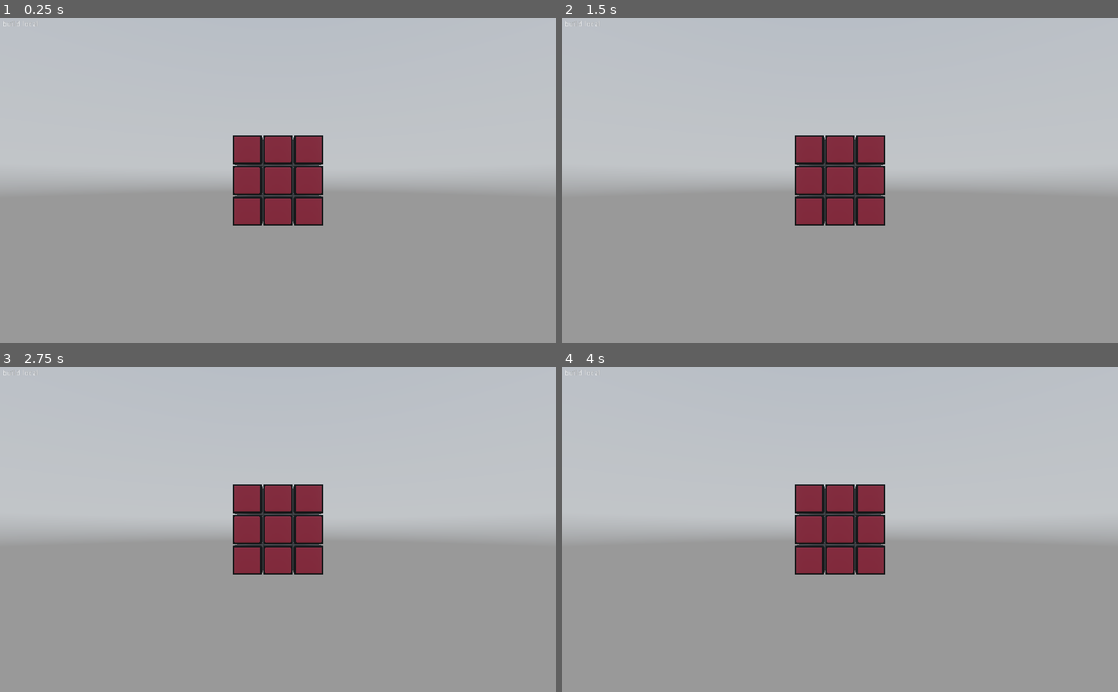
Above: before the commit, frames 1-4 (two rows, left to right).
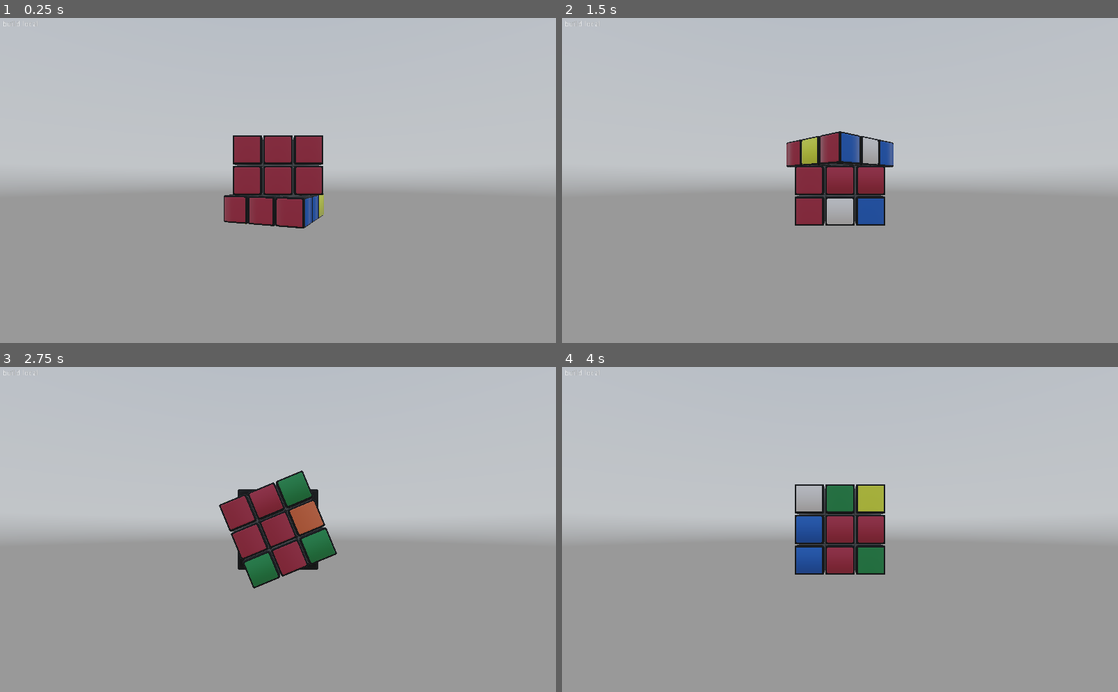
Above: after the commit, the same moments.

Repository: Sawrr/cube-game
Game: Godot game, scene res://Main.tscn
The game is run twice, just before and just after one commit, with the same random seed, the same clock (stepped at 60 frames per second) and the same inputs.
Inputs (mouse positions are in pixels of both pictures, inside the frame that each line leads up to):
- Up to frame 1 (0.25 s): no input
- Up to frame 2 (1.5 s): drag from (673, 37) to (895, 109) at 0.52 s; drag from (728, 196) to (812, 245) at 1.27 s
- Up to frame 3 (2.75 s): move the mouse to (333, 458) at 2.02 s; click (333, 458) at 2.17 s
- Up to frame 4 (4 s): drag from (812, 594) to (673, 480) at 2.77 s; move the mouse to (1006, 578) at 3.52 s; click (1006, 578) at 3.67 s

The runs differ from the first frame. In frame 1, 0.9% of the frame differs, in the area x 40-59%, y 54-65%; in frame 2, 2.3%; in frame 3, 3.6%, in the area x 39-61%, y 31-69%; in frame 4, 2.3%.

Commit message:
Add shuffle by default and check for win condition

Diff:
--- /dev/null
+++ b/Main.gd
@@ -0,0 +1,43 @@
+extends Spatial
+
+enum GameState { PLAYER, SHUFFLING }
+var game_state
+
+var animating: bool
+
+var shuffles: Array
+
+onready var cube = $WholeCube
+onready var shuffler = $Shuffler
+
+func _ready():
+	game_state = GameState.PLAYER
+
+	# TEMP
+	shuffle_cube()
+
+func _on_WholeCube_animation_done():
+	animating = false
+	if game_state == GameState.SHUFFLING:
+		if shuffles.size():
+			_shuffle()
+		else:
+			game_state = GameState.PLAYER
+
+func _on_WholeCube_cube_solved():
+	print("Cube solved! Congrats.")
+
+func _on_DraggableArea_drag(rotation_axis_vector, rotating_group_vector):
+	if game_state == GameState.PLAYER and !animating:
+		animating = true
+		cube.rotate_cubes(rotation_axis_vector, rotating_group_vector)
+
+func shuffle_cube():
+	game_state = GameState.SHUFFLING
+	shuffles = shuffler.generate_shuffles()
+	_shuffle()
+
+func _shuffle():
+	var shuffle = shuffles.pop_front()
+	animating = true
+	cube.rotate_cubes(shuffle.axis, shuffle.group, true)
--- a/Main.tscn
+++ b/Main.tscn
@@ -1,11 +1,14 @@
-[gd_scene load_steps=5 format=2]
+[gd_scene load_steps=7 format=2]
 
 [ext_resource path="res://scenes/WholeCube.tscn" type="PackedScene" id=1]
 [ext_resource path="res://scenes/DraggableArea.tscn" type="PackedScene" id=2]
 [ext_resource path="res://scenes/BuildLabel.tscn" type="PackedScene" id=3]
 [ext_resource path="res://scenes/RotatingCamera.tscn" type="PackedScene" id=4]
+[ext_resource path="res://Main.gd" type="Script" id=5]
+[ext_resource path="res://scenes/Shuffler.tscn" type="PackedScene" id=6]
 
 [node name="Main" type="Spatial"]
+script = ExtResource( 5 )
 
 [node name="DraggableArea" parent="." instance=ExtResource( 2 )]
 
@@ -15,4 +18,8 @@
 
 [node name="BuildLabel" parent="." instance=ExtResource( 3 )]
 
-[connection signal="drag" from="DraggableArea" to="WholeCube" method="rotate_cubes"]
+[node name="Shuffler" parent="." instance=ExtResource( 6 )]
+
+[connection signal="drag" from="DraggableArea" to="." method="_on_DraggableArea_drag"]
+[connection signal="animation_done" from="WholeCube" to="." method="_on_WholeCube_animation_done"]
+[connection signal="cube_solved" from="WholeCube" to="." method="_on_WholeCube_cube_solved"]
--- a/scenes/DraggableArea.gd
+++ b/scenes/DraggableArea.gd
@@ -30,7 +30,6 @@
 			# check for changing sides of cube
 			if drag_start_axis != _max_axis(normal):
 				dragging = false
-				print("ended drag by changing sides")
 
 			# check for sufficient drag distance
 			var start_coords = []
@@ -48,7 +47,6 @@
 				var abs_diff_vec2 = Vector2(abs(diff_vec2.x), abs(diff_vec2.y))
 				if abs(abs_diff_vec2.angle_to(Vector2(1, 1))) < DRAG_ANGLE:
 					dragging = false
-					print("ended drag, drag was not straight")
 				else:
 					dragging = false
 
@@ -65,8 +63,6 @@
 					rotating_group_vector *= 1 if drag_start_pos[_max_axis(rotation_axis_vector)] > 0 else -1
 
 					emit_signal("drag", rotation_axis_vector, rotating_group_vector)
-
-					print("full drag completed")
 
 	elif event.is_class("InputEventMouseButton"):
 		var e = event as InputEventMouseButton
@@ -86,20 +82,15 @@
 					if abs(rounded_pos[i]) < 0.5:
 						center_count += 1
 				if side_count != 1 or center_count > 1:
-					print("too close to center or corner")
 					return
 
 				dragging = true
 				drag_start_pos = rounded_pos
 				drag_start_axis = _max_axis(normal)
-
-				print("began drag")
 			else:
 				if dragging:
 					dragging = false
-					print("ended drag by releasing")
 
 func _on_Area_mouse_exited():
 	if dragging:
 		dragging = false
-		print("ended drag by leaving bounds")
--- /dev/null
+++ b/scenes/Shuffler.gd
@@ -0,0 +1,37 @@
+extends Node
+
+const NUM_SHUFFLES = 20
+
+func generate_shuffles():
+	var shuffles = []
+
+	var last_axis_vector: Vector3
+	var last_group_vector: Vector3
+
+	randomize() # set random seed
+
+	for i in range(NUM_SHUFFLES):
+		var shuffle = _generate_shuffle()
+
+		# don't undo a previous shuffle
+		if shuffle.group == last_group_vector:
+			if shuffle.axis.is_equal_approx(last_axis_vector * -1):
+				i -= 1
+				continue
+
+		# store last shuffle
+		last_axis_vector = shuffle.axis
+		last_group_vector = shuffle.group
+
+		shuffles.append(shuffle)
+	return shuffles
+
+func _generate_shuffle():
+	var axis = randi() % 3
+	var side = randi() % 2
+	var group_vector = Vector3()
+	group_vector[axis] = 1 if side else -1
+	var axis_vector = group_vector
+	var clockwise = randi() % 2
+	axis_vector = axis_vector * (1 if clockwise else -1)
+	return { "axis": axis_vector, "group": group_vector }
--- /dev/null
+++ b/scenes/Shuffler.tscn
@@ -0,0 +1,6 @@
+[gd_scene load_steps=2 format=2]
+
+[ext_resource path="res://scenes/Shuffler.gd" type="Script" id=1]
+
+[node name="Shuffler" type="Node"]
+script = ExtResource( 1 )
--- a/scenes/WholeCube.gd
+++ b/scenes/WholeCube.gd
@@ -1,8 +1,12 @@
 extends Spatial
 
 signal animation_done
+signal cube_solved
 
 const ROTATION_TIME = 0.3
+const SHUFFLE_ROTATION_TIME = 0.2
+
+var shuffling = false
 
 var animating = false
 var anim_time_counter = 0
@@ -20,8 +24,10 @@
 	if animating:
 		_rotate(delta)
 
-func rotate_cubes(rotation_axis: Vector3, rotating_group: Vector3):
+func rotate_cubes(rotation_axis: Vector3, rotating_group: Vector3, shuffle = false):
 	if !animating:
+		shuffling = shuffle
+
 		rotation_axis_vector = rotation_axis
 		rotating_group_vector = rotating_group
 
@@ -46,15 +52,17 @@
 	animating = true
 
 func _rotate(delta: float):
+	var rotation_time = SHUFFLE_ROTATION_TIME if shuffling else ROTATION_TIME
+
 	# increment counter
 	anim_time_counter += delta
-	anim_time_counter = clamp(anim_time_counter, 0, ROTATION_TIME)
-	var rotation_fraction = anim_time_counter / ROTATION_TIME
+	anim_time_counter = clamp(anim_time_counter, 0, rotation_time)
+	var rotation_fraction = anim_time_counter / rotation_time
 
 	# Rotate cubes on axis
 	rotator.transform = Transform.IDENTITY.rotated(rotation_axis_vector, rotation_fraction * PI / 2)
 
-	if anim_time_counter == ROTATION_TIME:
+	if anim_time_counter == rotation_time:
 		# done rotating
 		_end_rotating()
 
@@ -75,3 +83,19 @@
 	# done animating
 	animating = false
 	anim_time_counter = 0
+
+	emit_signal("animation_done")
+
+	# check for solved cube
+	var solved = _check_for_solved_cube()
+	if solved:
+		emit_signal("cube_solved")
+
+func _check_for_solved_cube():
+	var cube_groups = get_children()
+	for cube_group in cube_groups:
+		var cubes = cube_group.get_children()
+		for cube in cubes:
+			if !cube.transform.is_equal_approx(cube.correct_transform):
+				return false
+	return true
